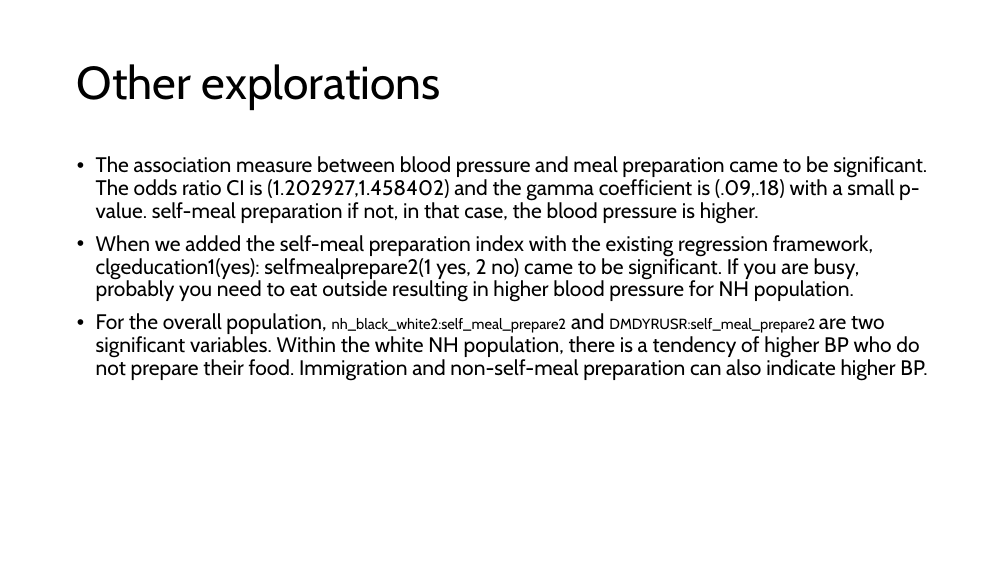
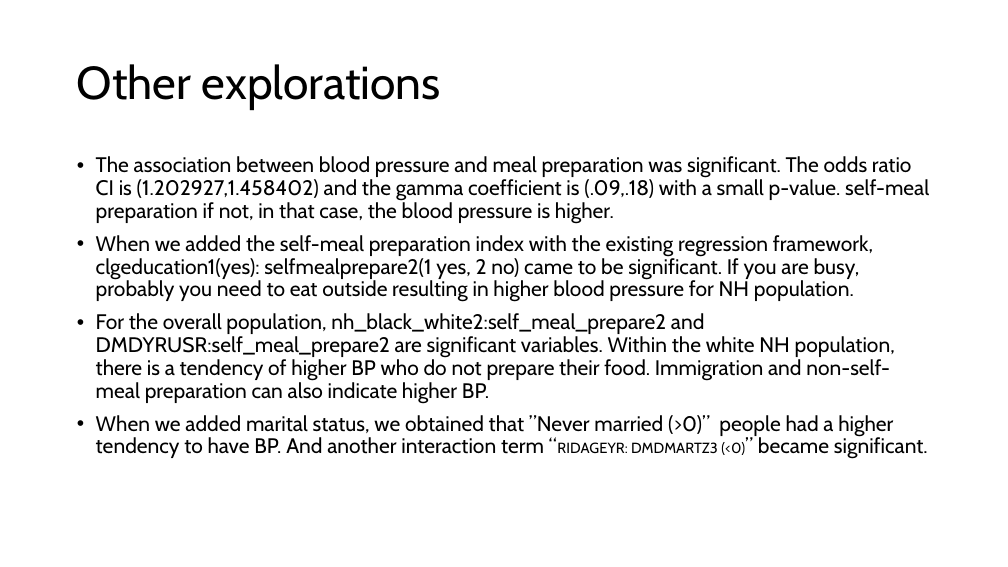
Before and after one commit to alokesh17/cda, a slide deck: slide 9 of CDA_presentation.pptx. Drawn at 1008x567 pixels with LibreOffice and Linux fonts; fonts in the diff are those of the drawing. Boxes give left, top, right and bottom in pixels: in the first picture for what was removed or moved away, otherwise in the second. Text is boxed around its words. In the diff, an @@ line names an element or a change of style, - is before the commit and + after.

```diff
--- a/CDA_presentation.pptx
+++ b/CDA_presentation.pptx
@@ text at (96, 156, 929, 224): text changed @@
-• The association measure between blood pressure and meal preparation came to be significant. The odds ratio CI is (1.202927,1.458402) and the gamma coefficient is (.09,.18) with a small p-value. self-meal preparation if not, in that case, the blood pressure is higher.
+• The association between blood pressure and meal preparation was significant. The odds ratio CI is (1.202927,1.458402) and the gamma coefficient is (.09,.18) with a small p-value. self-meal preparation if not, in that case, the blood pressure is higher.
@@ text at (96, 313, 928, 459): text changed @@
-• For the overall population, nh_black_white2:self_meal_prepare2 and DMDYRUSR:self_meal_prepare2 are two significant variables. Within the white NH population, there is a tendency of higher BP who do not prepare their food. Immigration and non-self-meal preparation can also indicate higher BP.
+• For the overall population, nh_black_white2:self_meal_prepare2 and DMDYRUSR:self_meal_prepare2 are significant variables. Within the white NH population, there is a tendency of higher BP who do not prepare their food. Immigration and non-self-meal preparation can also indicate higher BP.
+• When we added marital status, we obtained that ”Never married (>0)” people had a higher tendency to have BP. And another interaction term “RIDAGEYR: DMDMARTZ3 (<0)” became significant.
```
Also in this commit, not shown: 1 slide added, 1 other file.
